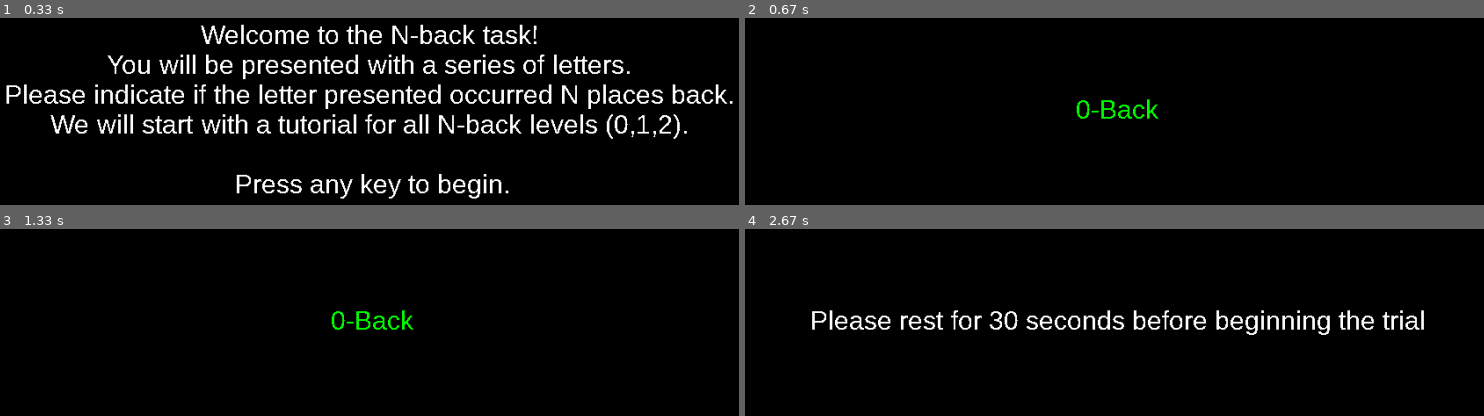
Above: before the commit, frames 1-4 (two rows, left to right).
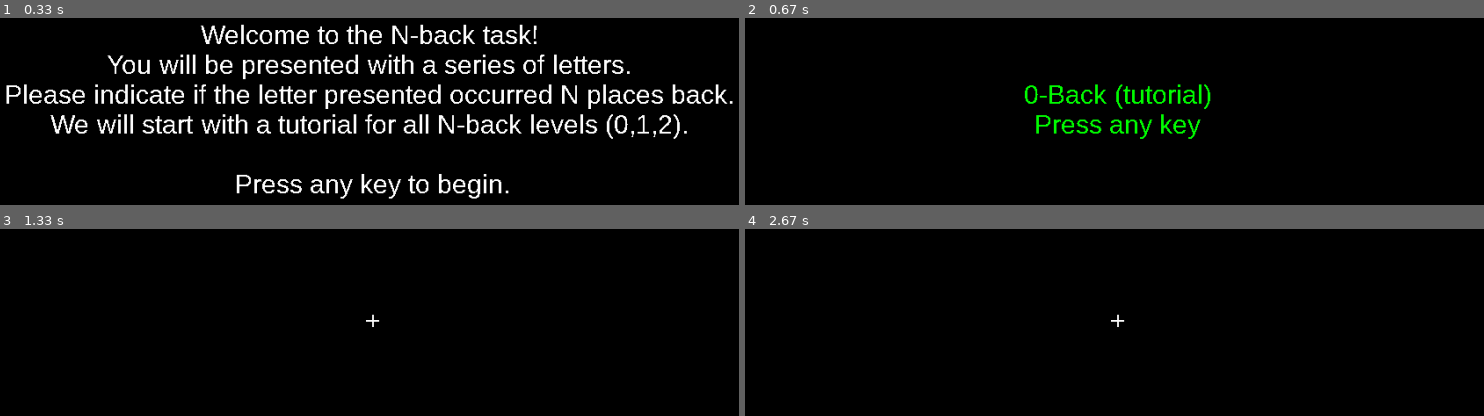
Above: after the commit, the same moments.

Repository: asheaffe/nback_app
Game: pygame game, started from pygame_nback.py
The game is run twice, just before and just after one commit, with the same random seed, the same clock (stepped at 60 frames per second) and the same inputs.
Inputs:
- Up to frame 1 (0.33 s): no input
- Up to frame 2 (0.67 s): tap Enter at 0.33 s
- Up to frame 3 (1.33 s): tap Space at 0.67, 1.07 s
- Up to frame 4 (2.67 s): tap Space at 1.37 s

Frame 1 is identical in both runs. In frame 2, 2.4% of the frame differs, in the area x 37-64%, y 35-65%; in frame 3, 0.5%; in frame 4, 3.5%, in the area x 9-92%, y 43-57%.

Commit message:
Combined modified and previous pygame nback files

Diff:
--- a/pygame_nback.py
+++ b/pygame_nback.py
@@ -22,6 +22,27 @@
 JITTER_RANGE          = (100, 500)
 STOP_TIME             = 500
 REST_TIME             = 30000
+# for debugging set REST_TIME shorter
+# REST_TIME = 1000
+
+
+# timer event IDs
+EV_REST_DONE = pygame.USEREVENT + 1
+EV_STIM_DONE = pygame.USEREVENT + 2
+EV_RESP_DONE = pygame.USEREVENT + 3
+
+
+# state machine states
+STATE_INSTR = "INSTR"
+STATE_LEVEL = "LEVEL_TITLE"
+STATE_REST = "REST"
+STATE_FIXATION = "FIXATION"
+STATE_STIM = "STIM"
+STATE_RESPONSE = "RESPONSE"
+STATE_DONE = "DONE"
+STATE_READY = "READY"
+STATE_CORRECT = "CORRECT"
+STATE_INCORRECT = "INCORRECT"
 
 # colors
 BLACK = (0, 0, 0)
@@ -146,70 +167,135 @@
 
     return symbol, is_target
 
+
+
 # game loop
+# state machine variables
+state = STATE_INSTR         # start on instructions
+levels = [0, 1, 2]          # tutorial levels
+level_idx = 0               # index into levels
+n_level = levels[level_idx] # current N val
+trial_idx = 0               # trial counter within current block
+block_len = PRACTICE_LEN    # how many trials per block
+shown_symbols = []          # history of symbols shown for later n-back matching
+current_symbol = None       # current displayed char
+current_is_target = None    # whether current letter is an n-back target
+response_made = False       # bool preventing multiple key presses counting in one trial
 running = True
+rest_end_ms = None          # used to display countdown during REST state
+
+prev_state = None
 while running:
+    if state != prev_state:
+        print("STATE ->", state)
+        prev_state = state
     # controls spped of loop
     clock.tick(FPS)
 
+    # event handling
     for event in pygame.event.get():
         # check for closing window
         if event.type == pygame.QUIT:
             running = False
-        if event.type == pygame.KEYUP:
-            print(event.unicode)
-            instruction = False
-
+
+        # any key from instruction screen -> go to level title
+        elif event.type == pygame.KEYUP and state == STATE_INSTR:
+            state = STATE_LEVEL
+
+        # any key from level title -> go to state ready
+        elif event.type == pygame.KEYUP and state == STATE_LEVEL:
+            state = STATE_READY
+
+        # any key from ready state -> start rest timer + countdown
+        elif event.type == pygame.KEYUP and state == STATE_READY:
+            state = STATE_REST
+            rest_end_ms = pygame.time.get_ticks() + REST_TIME
+            pygame.time.set_timer(EV_REST_DONE, REST_TIME, 1)
+
+        # key presses during stimulus or response count as a response only once
+        elif event.type == pygame.KEYUP and state in (STATE_STIM, STATE_RESPONSE):
+            if not response_made:
+                response_made = True
+
+                # if current letter is the target
+                if current_is_target:
+                    state = STATE_CORRECT
+                else:
+                    state = STATE_INCORRECT
+                #TODO: score using current_is_target
+
+        # rest timer finished -> fixation begins
+        elif event.type == EV_REST_DONE and state == STATE_REST:
+            rest_end_ms = None
+            current_symbol, current_is_target = pick_nback_symbol (shown_symbols, n_level, SYMBOLS)
+            shown_symbols.append(current_symbol) # update n-back history
+            pygame.time.set_timer(EV_STIM_DONE, STIMULUS_DISPLAY_TIME, 1)
+            state = STATE_STIM
+            pygame.time.set_timer(EV_STIM_DONE, FIXATION_TIME, 1)
+
+        # current phase ended
+        elif event.type == EV_STIM_DONE:
+            # fixation ended -> show stimulus
+            if state == STATE_FIXATION:
+                state = STATE_STIM
+
+            # stimulus ended -> resposne window begins
+            elif state == STATE_STIM:
+                state = STATE_RESPONSE
+                pygame.time.set_timer(EV_RESP_DONE, RESPONSE_WINDOW_TIME, 1)
+                current_symbol, current_is_target = pick_nback_symbol (shown_symbols, n_level, SYMBOLS)
+                shown_symbols.append(current_symbol) # update n-back history
+                pygame.time.set_timer(EV_STIM_DONE, STIMULUS_DISPLAY_TIME, 1)
+
+        # response window finished -> either next trial or next level
+        elif event.type == EV_RESP_DONE and state in (STATE_RESPONSE, STATE_CORRECT, STATE_INCORRECT):
+            trial_idx += 1
+            response_made = False
+            # finished this block -> advance to next level or DONE
+            if trial_idx >= block_len:
+                level_idx += 1
+                if level_idx >= len(levels):
+                    state = STATE_DONE
+                else:
+                    n_level = levels[level_idx]
+                    trial_idx = 0
+                    shown_symbols = [] # reset history for next level
+                    state = STATE_LEVEL
+            # more trials remain -> start next trial w/ fixation
+            else:
+                state = STATE_STIM
+                pygame.time.set_timer(EV_STIM_DONE, FIXATION_TIME, 1)
 
     screen.fill(BLACK)
-
-    if instruction:
-        # show instruction
+    # rendering
+    if state == STATE_INSTR:
         blit_text_centered(screen, instruction_text, GAME_FONT, color=WHITE)
-        pygame.display.update()
-    elif tutorial:
-        # list of n-back levels
-        levels = ["0-Back", "1-Back", "2-Back"]
-
-        for i in range(len(levels)):
-            blit_text_centered(screen, levels[i], GAME_FONT, color=GREEN)
-            pygame.display.update()
-
-            # wait for a key press
-            pygame.event.wait()
-            screen.fill(BLACK)
-            pygame.display.update()
-
-            blit_text_centered(screen, rest_text, GAME_FONT, color=WHITE)
-            pygame.display.update()
-
-            # wait for a key press
-            pygame.event.wait()
-            screen.fill(BLACK)
-            pygame.display.update()
-
-            blit_text_centered(screen, '+', GAME_FONT, color=WHITE)
-            pygame.display.update()
-            pygame.time.set_timer(pygame.USEREVENT+1, REST_TIME, 1)
-
-            shown_symbols = []
-            for trial in range(PRACTICE_LEN):
-                symbol, is_target = pick_nback_symbol(shown_symbols=shown_symbols, n_level=i, symbols=SYMBOLS)
-
-                # https://www.pygame.org/docs/ref/time.html
-                blit_text_centered(screen, symbol, GAME_FONT, color=WHITE)
-                pygame.display.update()
-
-                # participant should be able respond during this time in addition to response window
-                pygame.time.set_timer(pygame.USEREVENT+2, STIMULUS_DISPLAY_TIME, 1)
-
-                screen.fill(BLACK)
-                pygame.display.update()
-
-                pygame.time.set_timer(pygame.USEREVENT+3, RESPONSE_WINDOW_TIME, 1)
-
-            # practice: go through each nback level once
-            # after practice, randomize nback levels for number of blocks
-
+    elif state == STATE_LEVEL:
+        blit_text_centered(screen, f"{n_level}-Back (tutorial)\nPress any key", GAME_FONT, color=GREEN)
+    elif state == STATE_REST:
+        now = pygame.time.get_ticks()
+        if rest_end_ms is None:
+            remaining_s = math.ceil(REST_TIME / 1000)
+        else:
+            remaining_ms = max(0, rest_end_ms - now)
+            remaining_s = math.ceil(remaining_ms / 1000)
+
+        blit_text_centered(screen, f"+", GAME_FONT, color=WHITE)
+
+    elif state == STATE_STIM:
+        blit_text_centered(screen, current_symbol, GAME_FONT, color=WHITE)
+    elif state == STATE_DONE:
+        blit_text_centered(screen, "Done!", GAME_FONT, color=GREEN)
+    elif state == STATE_READY:
+        # prompt the user after the fixation cross
+        blit_text_centered(screen, 'We will begin a rest period. \nPlease stare at the fixation cross for 30 seconds. \nPress any button to begin', GAME_FONT, color=WHITE)
+    elif state == STATE_CORRECT:
+        # display to the user that they are correct
+        blit_text_centered(screen, "Correct!", GAME_FONT, color=GREEN)
+    elif state == STATE_INCORRECT:
+        # display to the user that they are incorrect
+        blit_text_centered(screen, "Incorrect", GAME_FONT, color=RED)
+
+    pygame.display.update()
 
 pygame.quit()
